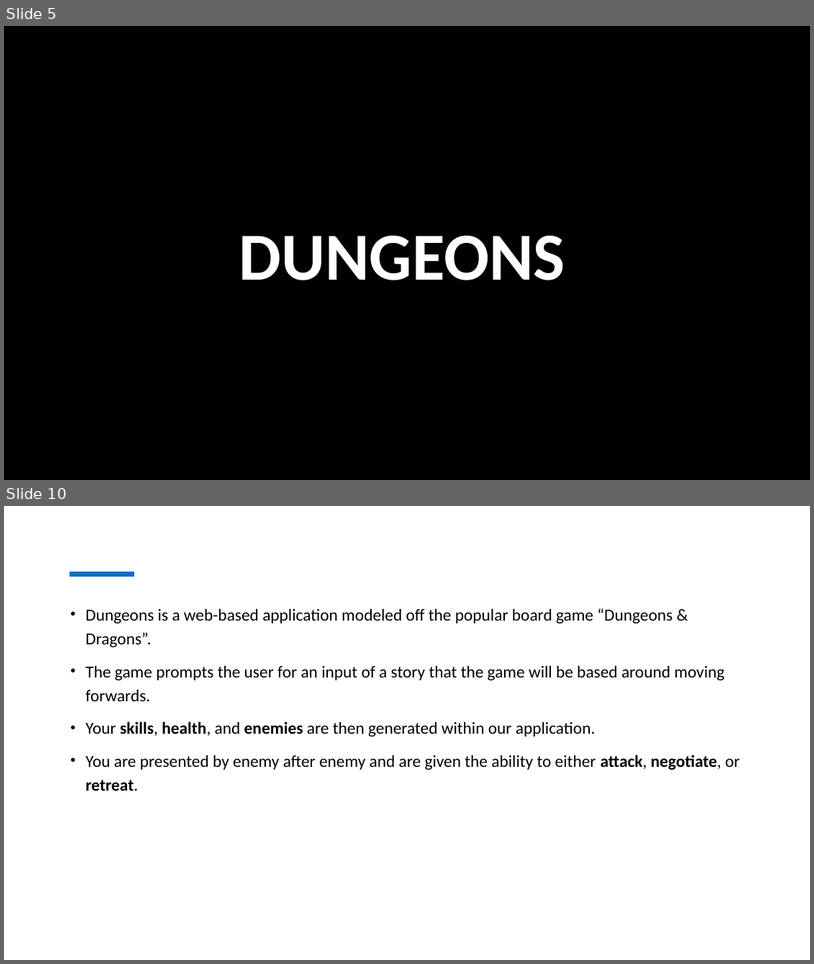
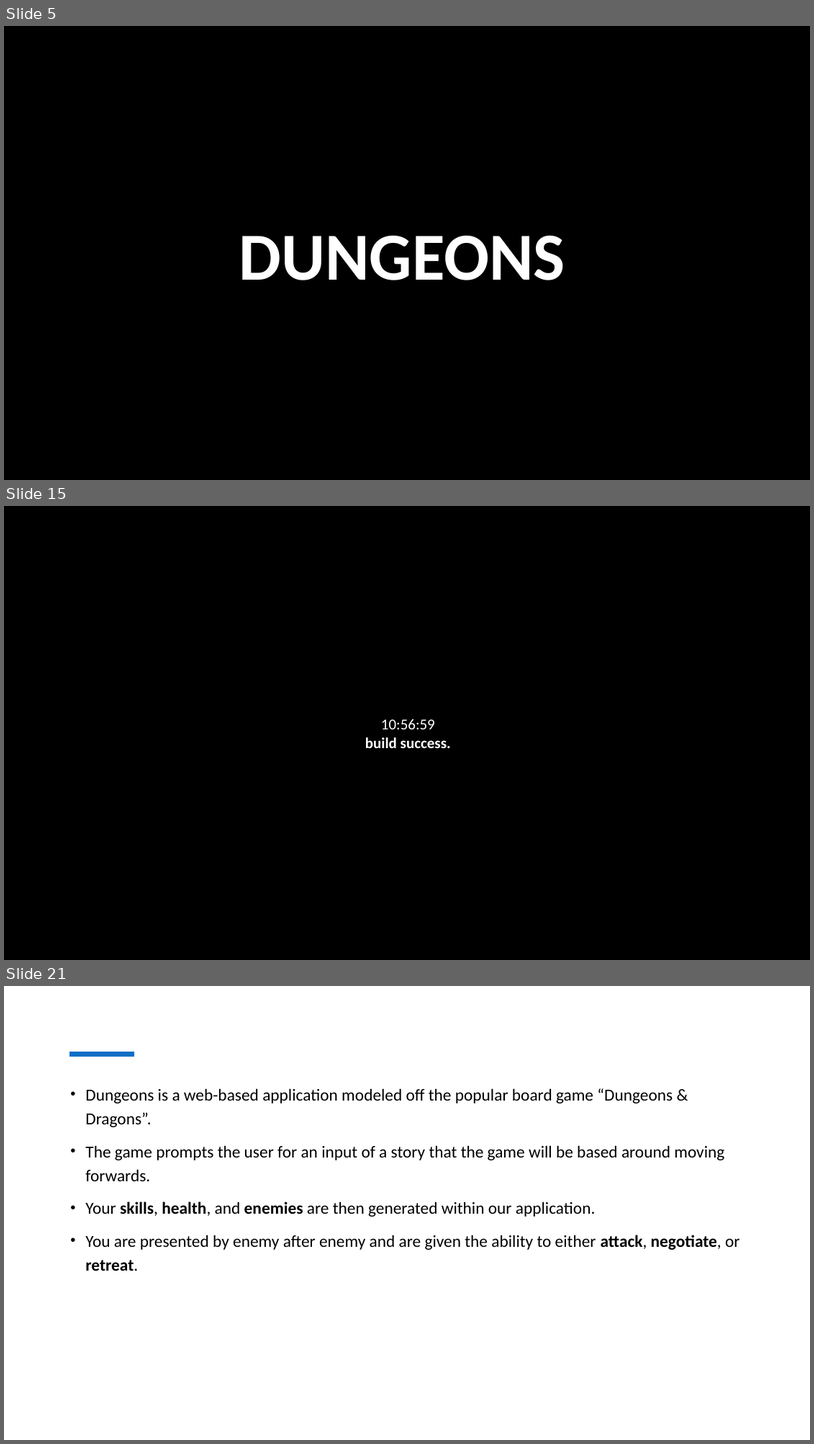
Before and after one commit to corbinmgraham/dungeons, a slide deck: Presentation.pptx. Shown one above the other, each under a label of ours: slides 5 and 10 before the commit, slides 5, 15 and 21 after it; the slides between them are not shown. The pictures are 814x964 and 814x1444 pixels, drawn with LibreOffice and Linux fonts; fonts in the diff are those of the drawing. Boxes give left, top, right and bottom in pixels: in the first picture for what was removed or moved away, otherwise in the second. Text is boxed around its words. In the diff, an @@ line names an element or a change of style, - is before the commit and + after.

```diff
--- a/Presentation.pptx
+++ b/Presentation.pptx
@@ slide 15 added at (x1=4, y1=506, x2=810, y2=960), background #FFFFFF @@
@@ rectangle added at (x1=4, y1=506, x2=810, y2=960), fill #000000, 18 pt, text #FFFFFF, bold @@
+10:56:59
+build success.
@@ what was slide 10 is now slide 21 @@
```
Also in this commit, not shown: 4 slides changed, 11 other slides added, 1 slide removed.
